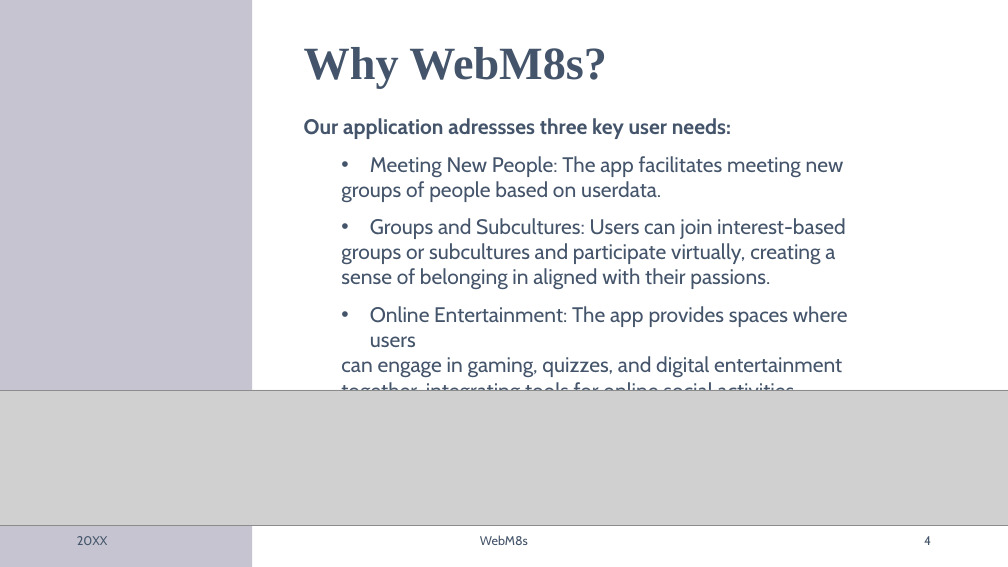
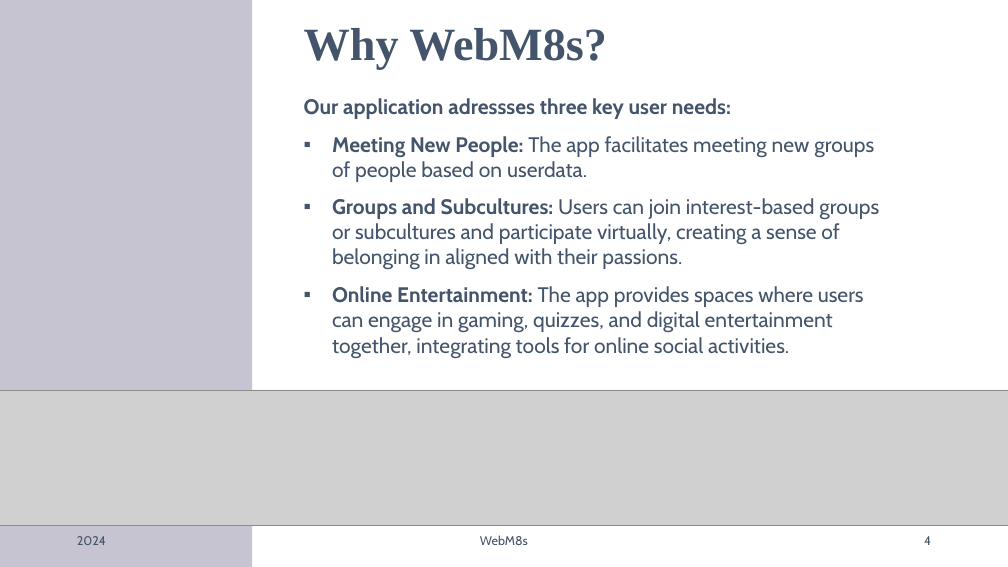
Before and after one commit to jankotanime/projekt-WZI, a slide deck: slide 4 of WebM8s.pptx. Drawn at 1008x567 pixels with LibreOffice and Linux fonts; fonts in the diff are those of the drawing; grey boxes stand for pictures. Boxes give left, top, right and bottom in pixels: in the first picture for what was removed or moved away, otherwise in the second. Text is boxed around its words. In the diff, an @@ line names an element or a change of style, - is before the commit and + after.

```diff
--- a/WebM8s.pptx
+++ b/WebM8s.pptx
@@ title "Why WebM8s?": place and size @@
-title "Why WebM8s?" at box(304, 47, 607, 89)
+title "Why WebM8s?" at box(304, 28, 607, 69)
@@ text "Our application adressses three key ...": place and size @@
-text "Our application adressses three key ..." at box(304, 118, 848, 391)
+text "Our application adressses three key ..." at box(304, 98, 879, 359)
@@ text at box(332, 136, 879, 359): text changed @@
-  • Meeting New People: The app facilitates meeting new
-  groups of people based on userdata.
-  • Groups and Subcultures: Users can join interest-based
-  groups or subcultures and participate virtually, creating a sense of belonging in aligned with their passions.
-  • Online Entertainment: The app provides spaces where users
-  can engage in gaming, quizzes, and digital entertainment together, integrating tools for online social activities.
+▪ Meeting New People: The app facilitates meeting new groups of people based on userdata.
+▪ Groups and Subcultures: Users can join interest-based groups or subcultures and participate virtually, creating a sense of belonging in aligned with their passions.
+▪ Online Entertainment: The app provides spaces where users can engage in gaming, quizzes, and digital entertainment together, integrating tools for online social activities.
@@ text at box(77, 536, 106, 545): text changed @@
-20XX
+2024
```
Also in this commit, not shown: 10 other slides changed, 6 slides added, 2 other files.
